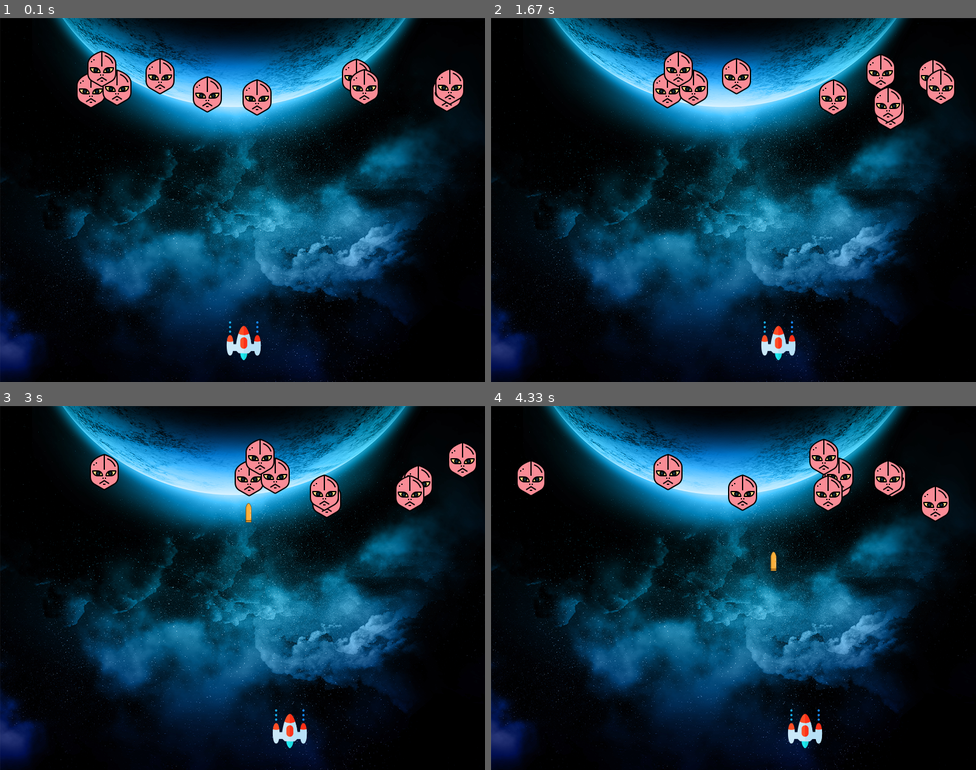
Above: before the commit, frames 1-4 (two rows, left to right).
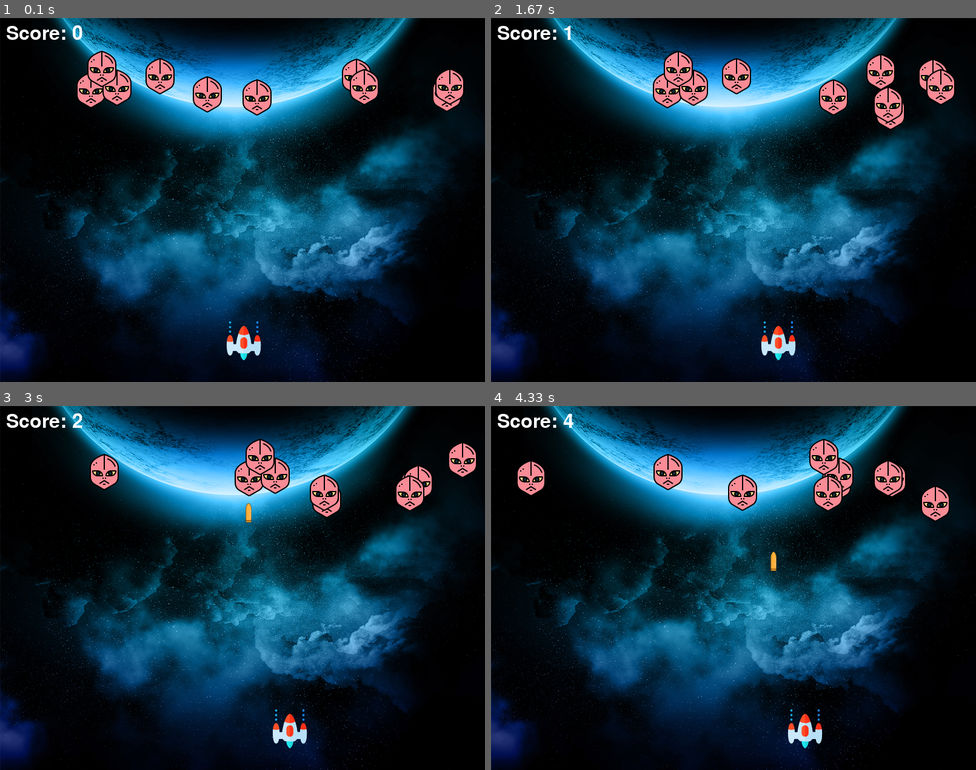
Above: after the commit, the same moments.

Repository: amithaisuru/freecodecamp-pygame-spaceInvador
Game: pygame game, started from main.py
Same seed, same stepped clock (60 frames per second), same inputs: the game is played once before the commit and once after it.
Inputs:
- Up to frame 1 (0.1 s): no input
- Up to frame 2 (1.67 s): hold Right 0.33-0.8 s; hold Right 0.83-1.3 s; tap Space at 0.9, 1.2, 1.4 s; hold Left from 1.33 s (still down)
- Up to frame 3 (3 s): tap Space at 1.7, 1.97, 2.27, 2.4, 2.7 s; release Left at 1.87 s; hold Left 1.9-2.3 s; hold Right 2.33-2.97 s
- Up to frame 4 (4.33 s): hold Left 3-3.47 s; tap Space at 3.07, 3.37, 3.57, 3.87, 4.07 s; hold Right 3.5-3.97 s; hold Right from 4 s (still down)

The runs differ from the first frame. In frame 1, 0.3% of the frame differs, in the area x 1-17%, y 2-6%; in frame 2, 0.2%; in frame 3, 0.3%; in frame 4, 0.3%.

Commit message:
add score

Diff:
--- a/main.py
+++ b/main.py
@@ -63,15 +63,25 @@
         return True
     return False
 
+#score
+scoreValue = 0
+font = pygame.font.Font('freesansbold.ttf', 32) #32 is the size
+textX, textY = 10, 10
+
+def showScore(x,y):
+    score = font.render("Score: " + str(scoreValue), True, (255,255,255))
+    screen.blit(score, (x,y))
+
+#game loop
 playerXChange = 0 #pixels
-score = 0
-#game loop
 running = True
 while running:
      #screen fill
     screen.fill((0,0,0))
     #background image
     screen.blit(bgImg,(0,0))
+    #score
+    showScore(textX, textY)
 
     for event in pygame.event.get():
         if event.type == pygame.QUIT:
@@ -118,8 +128,7 @@
             enemyY[i] = random.randint(50, 100)
             enemy(enemyX[i], enemyY[i], i)
             bulletState = "ready"
-            score += 1
-            print(score)
+            scoreValue += 1
 
         enemy(enemyX[i], enemyY[i], i)
 
